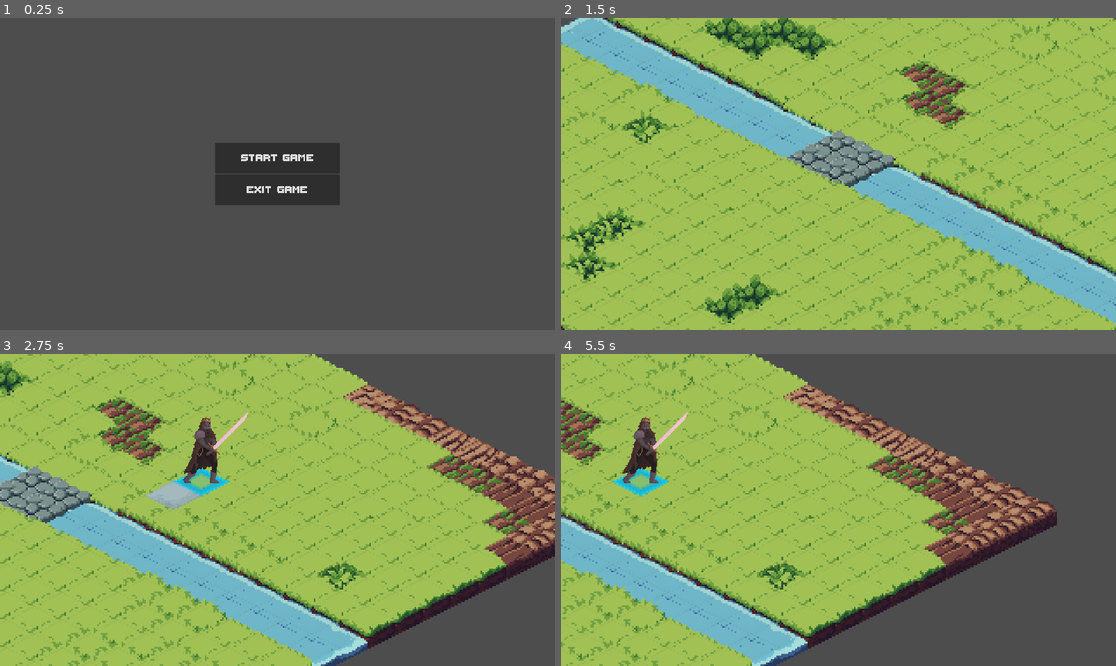
Above: before the commit, frames 1-4 (two rows, left to right).
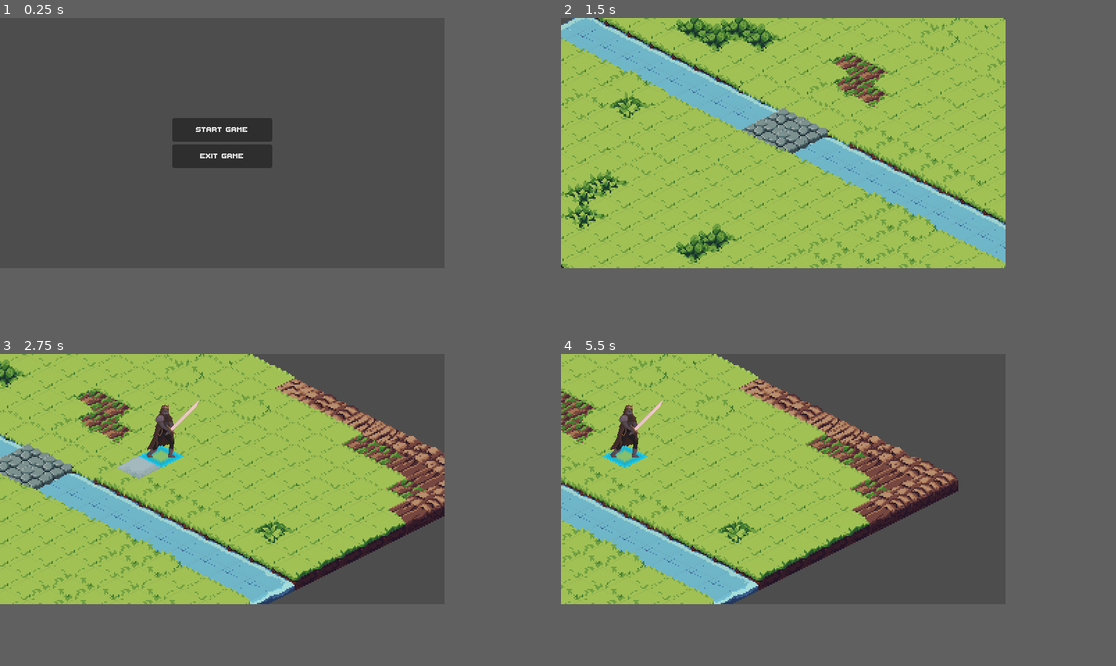
Above: after the commit, the same moments.

Repository: agh-cs-imbeciles/heralds-of-war
Game: Godot game, scene res://scenes/ui/menu/menu.tscn
Same seed, same stepped clock (60 frames per second), same inputs: the game is played once before the commit and once after it.
Inputs (mouse positions are in pixels of both pictures, inside the frame that each line leads up to):
- Up to frame 1 (0.25 s): no input
- Up to frame 2 (1.5 s): click "START GAME" at 0.5 s; click "Match 1" at 1.25 s
- Up to frame 3 (2.75 s): tap Enter at 2 s; move the mouse to (399, 494) at 2.02 s; hold Right from 2.03 s (still down); click (399, 494) at 2.17 s
- Up to frame 4 (5.5 s): move the mouse to (727, 525) at 2.77 s; release Right at 2.78 s; hold Down 2.78-3.53 s; move the mouse to (894, 441) at 3.52 s; hold Right 3.53-4.28 s; move the mouse to (810, 572) at 4.27 s; hold Up 4.28-5.03 s; click (810, 572) at 4.42 s; move the mouse to (1005, 556) at 5.02 s; hold Left from 5.03 s (still down)
The window is 799x449 before the commit and 640x360 after it. Grey fills any space a smaller window leaves; there, only what the larger window draws over its background counts as a difference.

The runs differ from the first frame. In frame 1, 5.6% of the frame differs, in the area x 31-62%, y 32-60%; in frame 2, 28%; in frame 3, 54%, in the area x 0-100%, y 0-100%; in frame 4, 43%.

Commit message:
Refactor: Add auto resizing of UI Change viewport resolution to 640x360 pixels. Remove `StandardButton` and`Label`.

Diff:
--- a/project.godot
+++ b/project.godot
@@ -21,9 +21,11 @@
 
 [display]
 
-window/size/viewport_width=1920
-window/size/viewport_height=1080
-window/size/mode=3
+window/size/viewport_width=640
+window/size/viewport_height=360
+window/size/mode=2
+window/stretch/mode="canvas_items"
+window/stretch/aspect="expand"
 
 [file_customization]
 
--- a/scenes/matches/match_1.tscn
+++ b/scenes/matches/match_1.tscn
@@ -19,7 +19,7 @@
 
 [node name="Camera2D" type="Camera2D" parent="."]
 position = Vector2(16, 168)
-zoom = Vector2(6, 6)
+zoom = Vector2(2, 2)
 script = ExtResource("1_5vgm2")
 move_by_mouse = false
 
--- a/scenes/ui/menu/match_select.tscn
+++ b/scenes/ui/menu/match_select.tscn
@@ -1,7 +1,6 @@
-[gd_scene load_steps=5 format=3 uid="uid://chotpswhlkwwg"]
+[gd_scene load_steps=4 format=3 uid="uid://chotpswhlkwwg"]
 
 [ext_resource type="Theme" uid="uid://b0yl85gha4apv" path="res://themes/main_theme.tres" id="1_7w82d"]
-[ext_resource type="Script" uid="uid://c3y3kh2a56us8" path="res://src/ui/label.gd" id="2_7w82d"]
 [ext_resource type="Script" uid="uid://diudg687tf8bk" path="res://src/ui/scene_list/match_scene_list.gd" id="3_c1f42"]
 [ext_resource type="PackedScene" uid="uid://bp0h3drudi8ii" path="res://scenes/ui/menu/match_entry.tscn" id="4_75vmi"]
 
@@ -30,9 +29,9 @@
 size_flags_horizontal = 3
 size_flags_vertical = 0
 theme = ExtResource("1_7w82d")
+theme_override_font_sizes/font_size = 32
 text = "Select Match"
 horizontal_alignment = 1
-script = ExtResource("2_7w82d")
 
 [node name="MatchEntryVBoxContainer" type="VBoxContainer" parent="AspectRatioContainer/VBoxContainer"]
 layout_mode = 2
--- a/src/ui/button/change_scene_button.gd
+++ b/src/ui/button/change_scene_button.gd
@@ -1,4 +1,4 @@
-class_name ChangeSceneButton extends StandardButton
+class_name ChangeSceneButton extends Button
 
 @export var scene_to_change: PackedScene
 
--- a/src/ui/button/exit_button.gd
+++ b/src/ui/button/exit_button.gd
@@ -1,4 +1,4 @@
-class_name ExitButton extends StandardButton
+class_name ExitButton extends Button
 
 
 func __exit_game() -> void:
--- a/src/ui/button/standard_button.gd
+++ /dev/null
@@ -1,7 +0,0 @@
-class_name StandardButton extends Button
-
-@export var font_height_divider: float = 4
-
-
-func __resize_font() -> void:
-	UiUtils.resize_font(self, font_height_divider)
--- a/src/ui/label.gd
+++ /dev/null
@@ -1,7 +0,0 @@
-extends Label
-
-@export var font_height_divider: float = 6
-
-
-func _on_resized() -> void:
-	UiUtils.resize_font(self, font_height_divider)
Not shown, removed: src/ui/button/standard_button.gd.uid
Not shown, removed: src/ui/label.gd.uid
